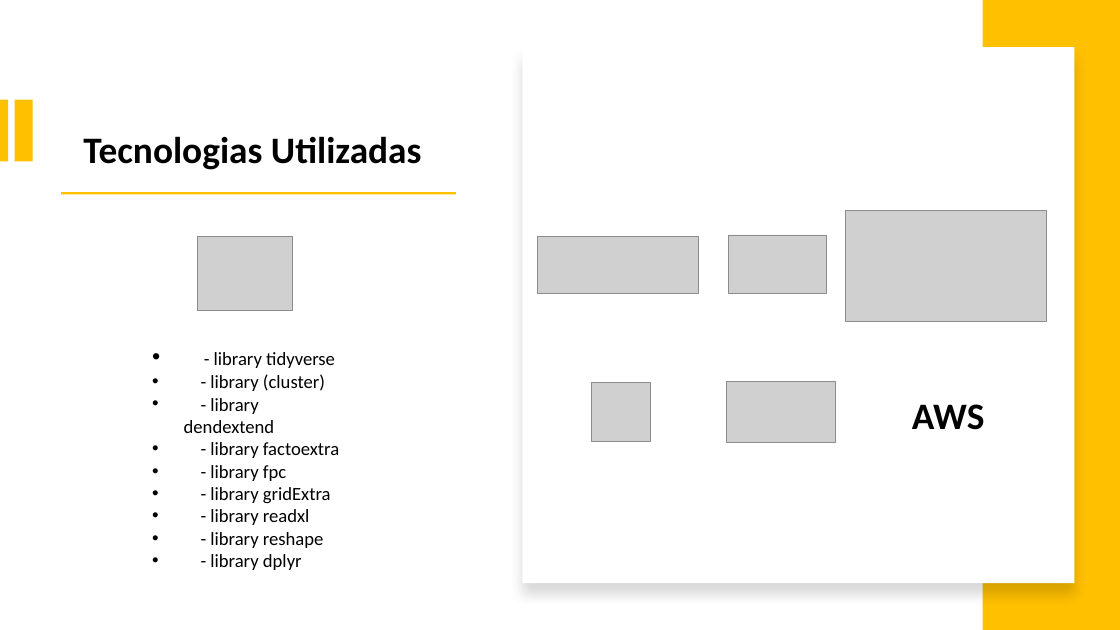
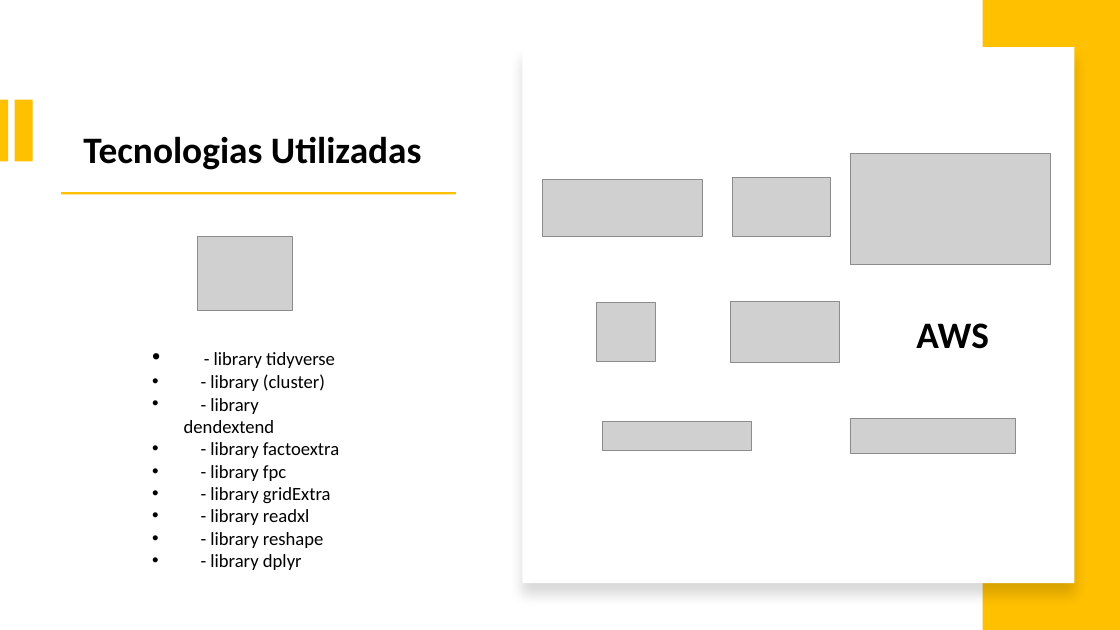
Before and after one commit to israeljmcarvalho/portfolioicarvalho, a slide deck: slide 7 of slides/Slides Portfólio Israel J. M. Carvalho.pptx. Drawn at 1120x630 pixels with LibreOffice and Linux fonts; fonts in the diff are those of the drawing; grey boxes stand for pictures. Boxes give left, top, right and bottom in pixels: in the first picture for what was removed or moved away, otherwise in the second. Text is boxed around its words. In the diff, an @@ line names an element or a change of style, - is before the commit and + after.

```diff
--- a/slides/Slides Portfólio Israel J. M. Carvalho.pptx
+++ b/slides/Slides Portfólio Israel J. M. Carvalho.pptx
@@ 3 pictures: place and size @@
-3 pictures at <box>538,210,1047,322</box>
+3 pictures at <box>543,153,1051,265</box>
@@ 2 pictures, 1 text: place and size @@
-2 pictures, 1 text at <box>592,381,985,443</box>
+2 pictures, 1 text at <box>597,301,989,362</box>
@@ picture added at <box>850,418,1016,454</box> @@
@@ picture added at <box>602,422,752,451</box> @@
```
Also in this commit, not shown: 2 other slides changed, 1 slide removed, 2 other files.
